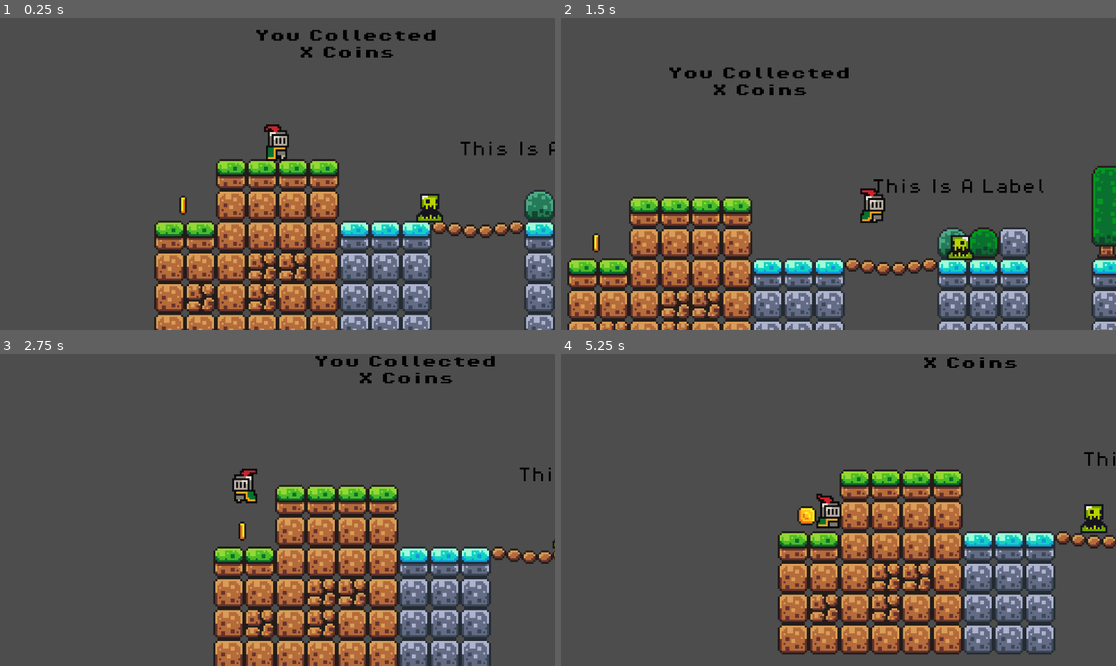
Above: before the commit, frames 1-4 (two rows, left to right).
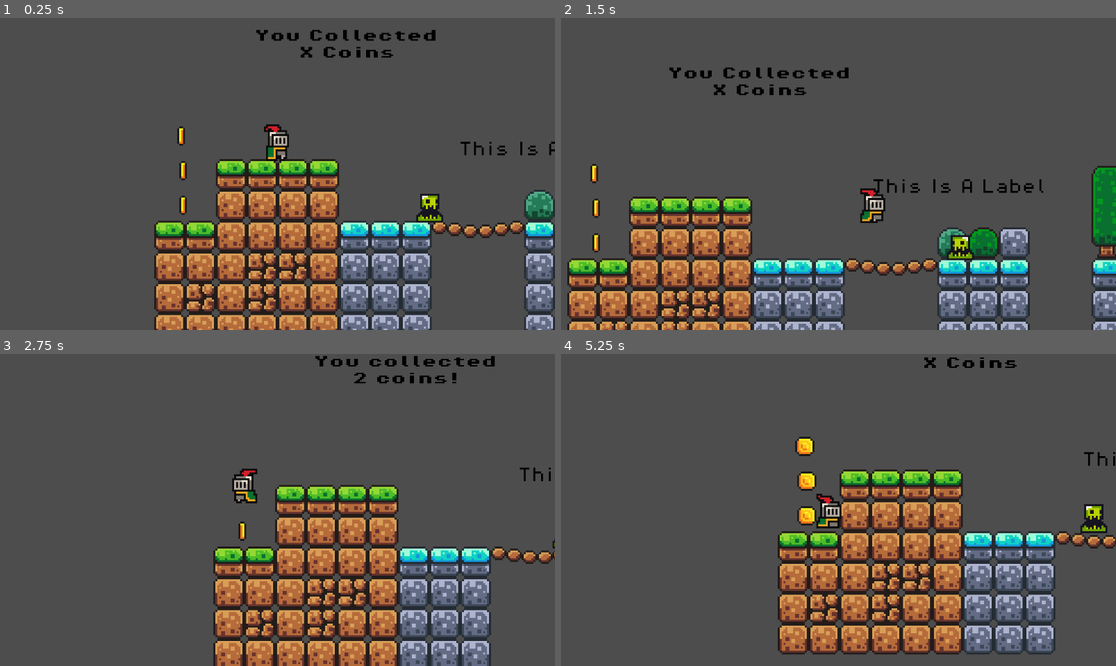
Above: after the commit, the same moments.

Repository: Mooshay105/Stem-Game-Project
Game: Godot game, scene res://sceens/main.tscn
Same seed, same stepped clock (60 frames per second), same inputs: the game is played once before the commit and once after it.
Inputs:
- Up to frame 1 (0.25 s): no input
- Up to frame 2 (1.5 s): hold D (move_right) from 0.53 s (still down); tap Space (jump) at 0.77 s
- Up to frame 3 (2.75 s): tap Space (jump) at 1.52 s; release D (move_right) at 2.03 s; hold A (move_left) from 2.03 s (still down)
- Up to frame 4 (5.25 s): release A (move_left) at 2.78 s; hold D (move_right) 2.78-4.28 s; tap Space (jump) at 3.02, 3.77, 4.52 s; hold A (move_left) 4.28-5.03 s; hold D (move_right) from 5.03 s (still down)

The runs differ from the first frame. In frame 1, 0.2% of the frame differs, in the area x 31-34%, y 34-53%; in frame 2, 0.2%; in frame 3, 0.3%; in frame 4, 0.4%, in the area x 42-47%, y 26-44%.

Commit message:
Make it so that when they get to three coins it sais "YAY!"

Diff:
--- a/sceens/main.tscn
+++ b/sceens/main.tscn
@@ -193,6 +193,12 @@
 [node name="Coin" parent="Coins" instance=ExtResource("4_30vyp")]
 position = Vector2(-49, 24)
 
+[node name="Coin2" parent="Coins" instance=ExtResource("4_30vyp")]
+position = Vector2(-49, 6)
+
+[node name="Coin3" parent="Coins" instance=ExtResource("4_30vyp")]
+position = Vector2(-50, -12)
+
 [node name="Platforms" type="Node" parent="."]
 
 [node name="Slimes" type="Node" parent="."]
--- a/scripts/coin.gd
+++ b/scripts/coin.gd
@@ -1,5 +1,6 @@
 extends Area2D
 
+var coins = 0
 @onready var game_manager = %GameManager
 @onready var animation_player = $AnimationPlayer
 
--- a/scripts/game_manager.gd
+++ b/scripts/game_manager.gd
@@ -8,3 +8,5 @@
 	score += 1
 	score_lable.text = "You collected " + str(score) + " coins!"
 	print(score)
+	if score == 3:
+		print("YAY!")
Not shown: 1 places in sceens/coin.tscn that only renumber resources
